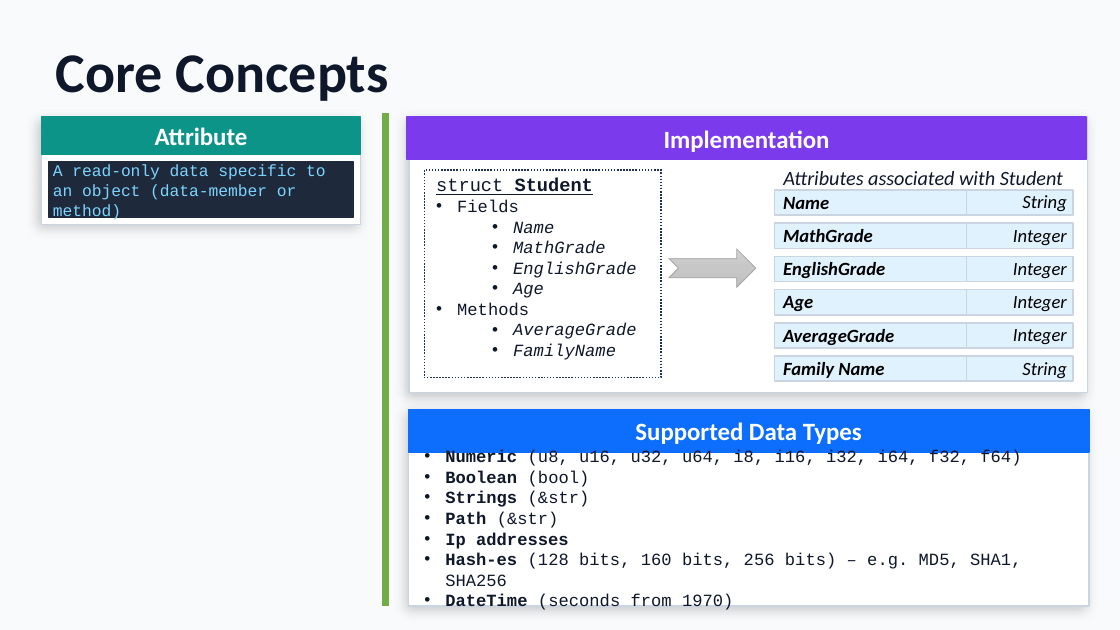
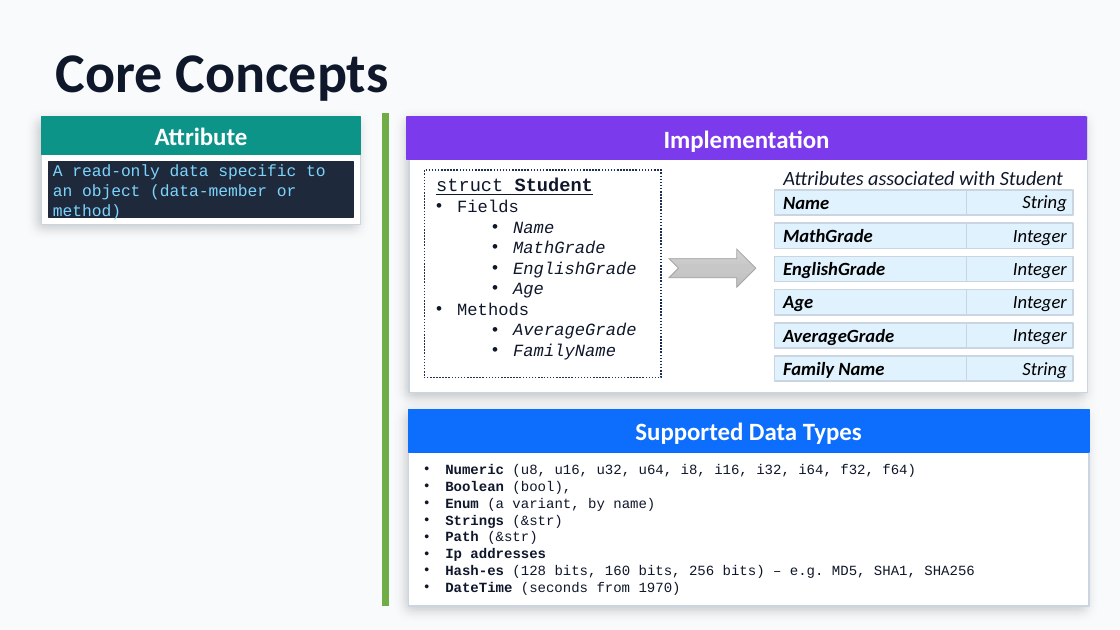
Before and after one commit to gdt050579/whereexpr, a slide deck: slide 5 of whereexpr.pptx. Drawn at 1120x630 pixels with LibreOffice and Linux fonts; fonts in the diff are those of the drawing. Boxes give left, top, right and bottom in pixels: in the first picture for what was removed or moved away, otherwise in the second. Text is boxed around its words. In the diff, an @@ line names an element or a change of style, - is before the commit and + after.

```diff
--- a/whereexpr.pptx
+++ b/whereexpr.pptx
@@ text at box(445, 464, 974, 595): size 11 to 9 pt in "Numeric (u8, u16, u32, u64, i8, i16, ...", "Strings (&str)", "Path (&str)", "Ip addresses" and 2 more places @@
@@ text at box(445, 481, 655, 511): text changed; size 11 to 9 pt; bold off @@
-• Boolean (bool)
+• Boolean (bool),
+• Enum (a variant, by name)
```
Also in this commit, not shown: 3 other slides changed, 1 other file.
